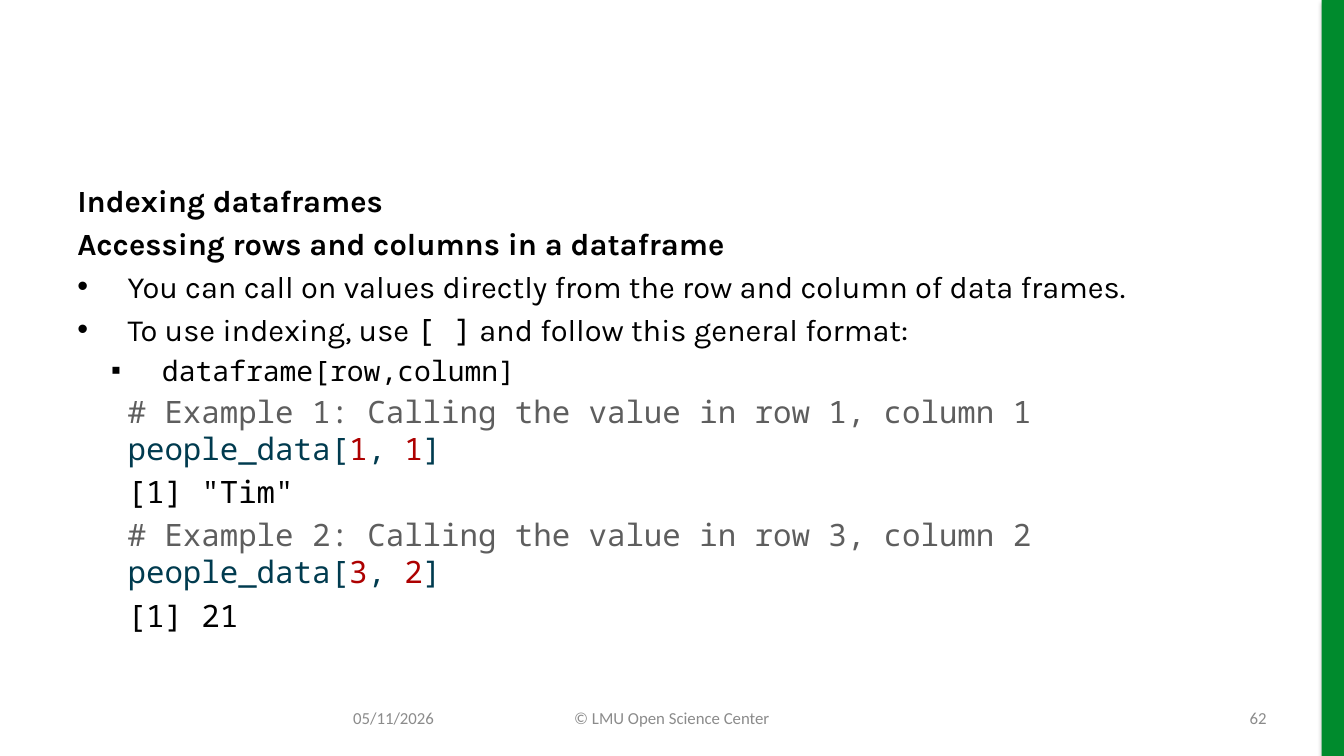
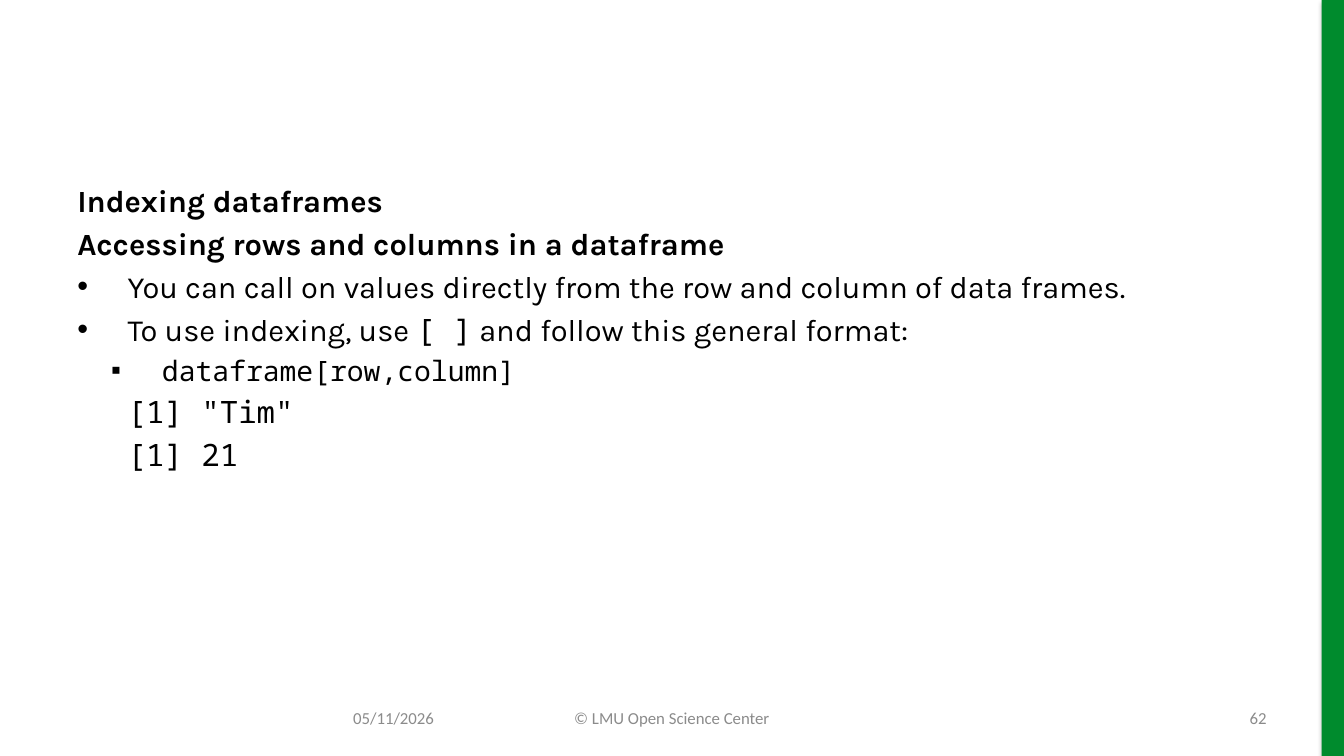
Before and after one commit to lmu-osc/slides-r-part-I, a slide deck: slide 62 of slides-r-part-I.pptx. Drawn at 1344x756 pixels with LibreOffice and Linux fonts; fonts in the diff are those of the drawing; background and template pictures are left out. Boxes give left, top, right and bottom in pixels: in the first picture for what was removed or moved away, otherwise in the second. Text is boxed around its words. In the diff, an @@ line names an element or a change of style, - is before the commit and + after.

```diff
--- a/slides-r-part-I.pptx
+++ b/slides-r-part-I.pptx
@@ text at (128, 399, 1031, 468): paragraph removed @@
-# Example 1: Calling the value in row 1, column 1
-people_data[1, 1]
@@ text at (128, 522, 1031, 591): paragraph removed @@
-# Example 2: Calling the value in row 3, column 2
-people_data[3, 2]
```
Also in this commit, not shown: 29 other slides changed, 34 other files.
